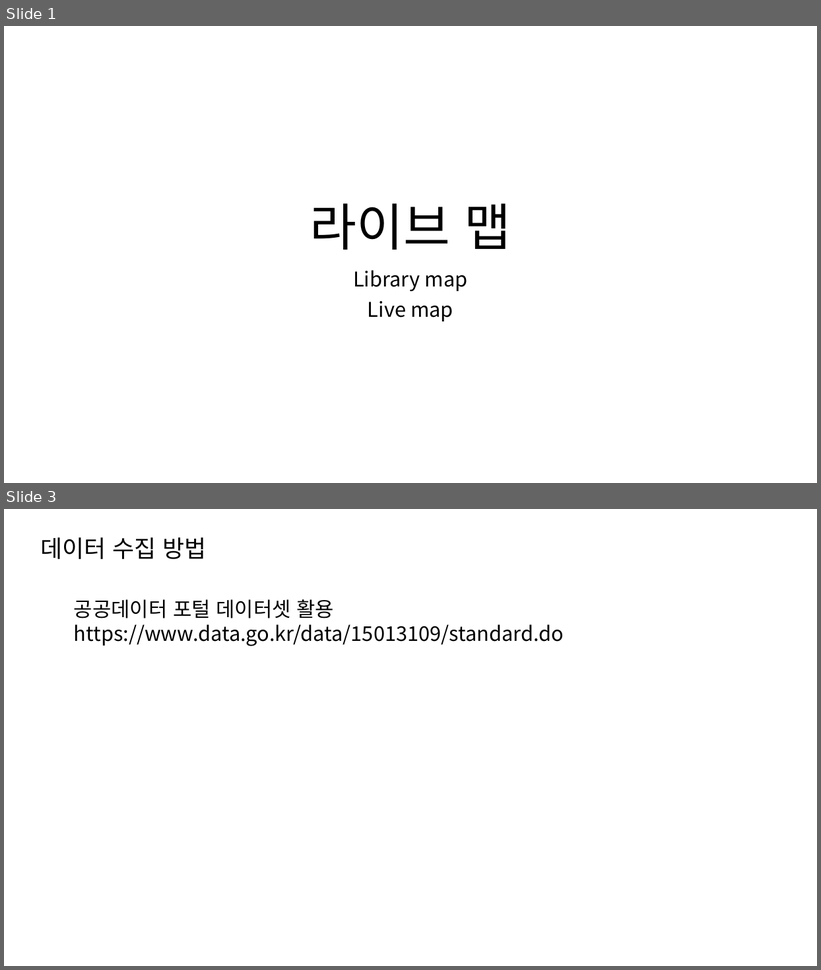
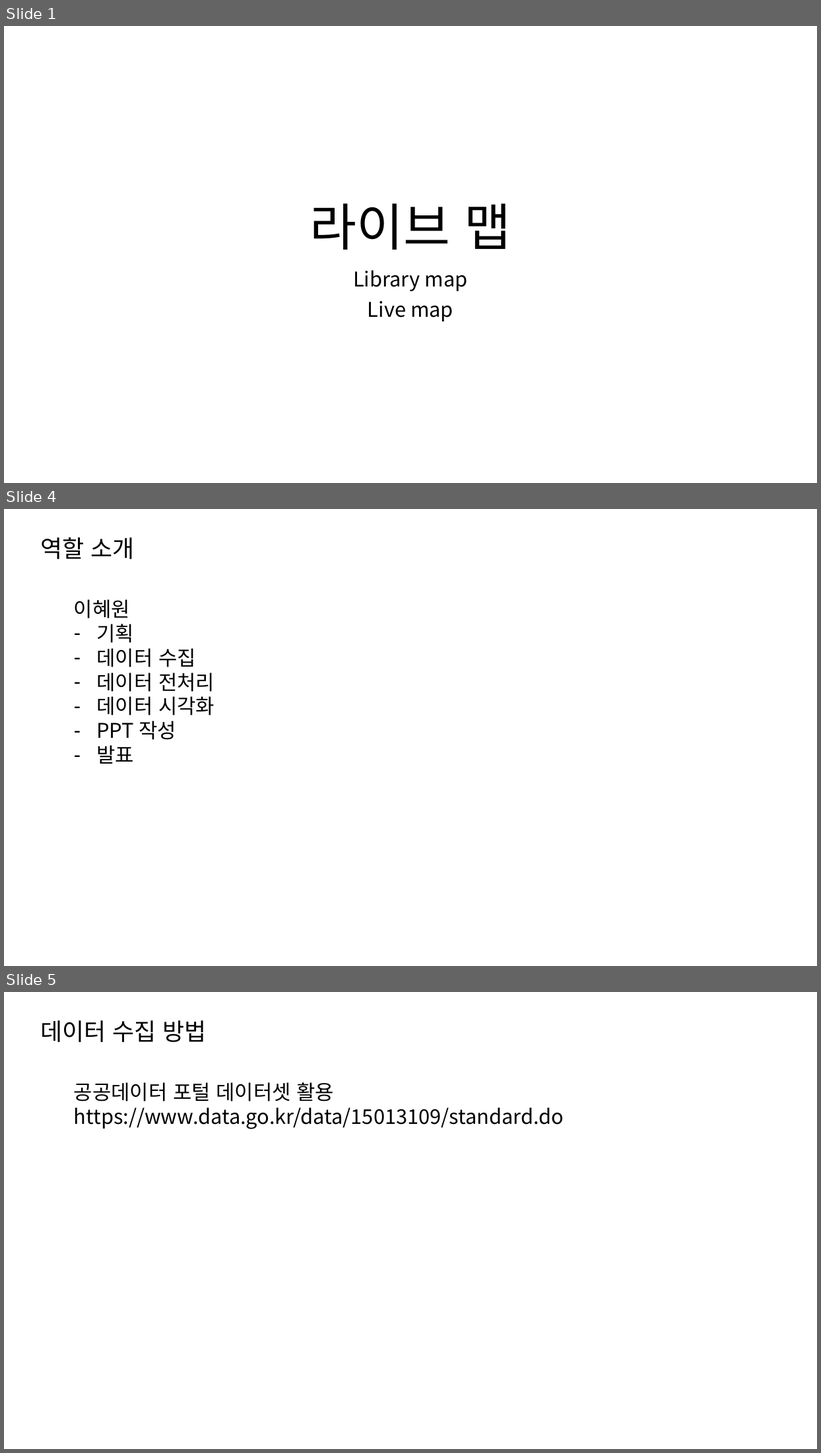
Before and after one commit to dev-hw/SeSAC-live_map, a slide deck: 230810.pptx. Shown one above the other, each under a label of ours: slides 1 and 3 before the commit, slides 1, 4 and 5 after it; the slides between them are not shown. The pictures are 821x970 and 821x1453 pixels, drawn with LibreOffice and Linux fonts; fonts in the diff are those of the drawing. Boxes give left, top, right and bottom in pixels: in the first picture for what was removed or moved away, otherwise in the second. Text is boxed around its words. In the diff, an @@ line names an element or a change of style, - is before the commit and + after.

```diff
--- a/230810.pptx
+++ b/230810.pptx
@@ slide 4 added at (x1=4, y1=509, x2=817, y2=966), background #FFFFFF @@
@@ text added at (x1=40, y1=537, x2=134, y2=559), 28 pt, text #000000 @@
+역할 소개
@@ text added at (x1=74, y1=599, x2=215, y2=764), 24 pt, text #000000 @@
+이혜원
+– 기획
+– 데이터 수집
+– 데이터 전처리
+– 데이터 시각화
+– PPT 작성
+– 발표
@@ what was slide 3 is now slide 5 @@
```
Also in this commit, not shown: 6 slides changed, 7 other slides added, 1 slide removed.
